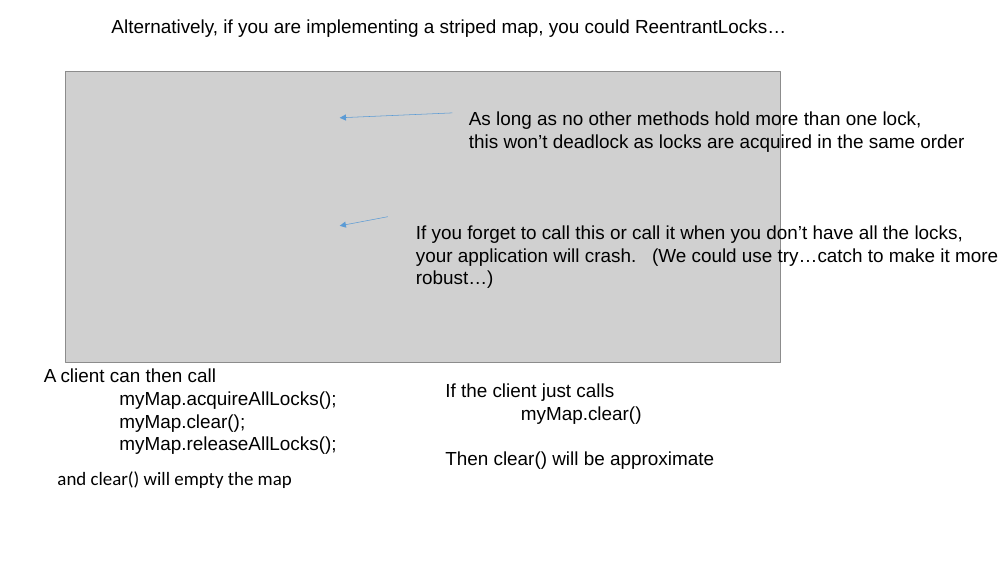
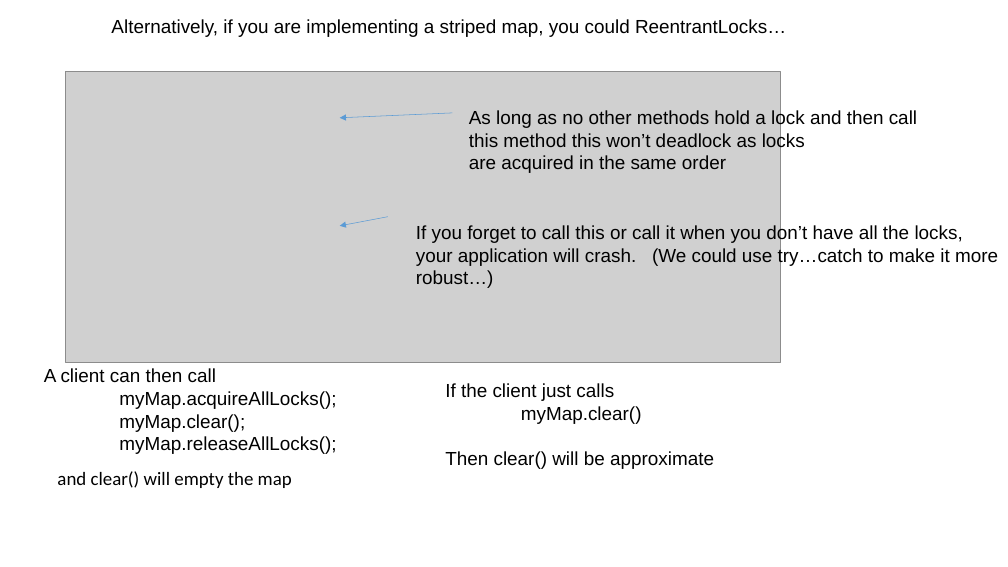
Before and after one commit to afodor/afodor.github.io, a slide deck: slide 15 of classes/prog2017/Prog3-Lecture19.pptx. Drawn at 1008x567 pixels with LibreOffice and Linux fonts; fonts in the diff are those of the drawing; grey boxes stand for pictures. Boxes give left, top, right and bottom in pixels: in the first picture for what was removed or moved away, otherwise in the second. Text is boxed around its words. In the diff, an @@ line names an element or a change of style, - is before the commit and + after.

Commit message:
lecture 20

```diff
--- a/classes/prog2017/Prog3-Lecture19.pptx
+++ b/classes/prog2017/Prog3-Lecture19.pptx
@@ text at (x1=469, y1=109, x2=917, y2=173): text changed @@
-As long as no other methods hold more than one lock,
-this won’t deadlock as locks are acquired in the same order
+As long as no other methods hold a lock and then call
+this method this won’t deadlock as locks
+are acquired in the same order
```
Also in this commit, not shown: 2 other files.
